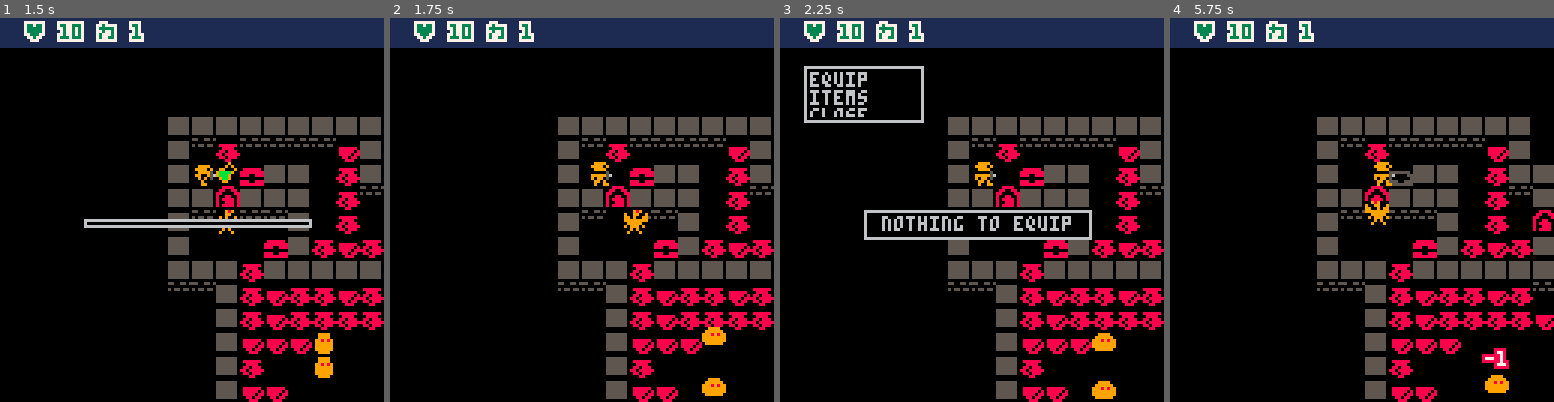
Above: before the commit, frames 1-4 (left to right).
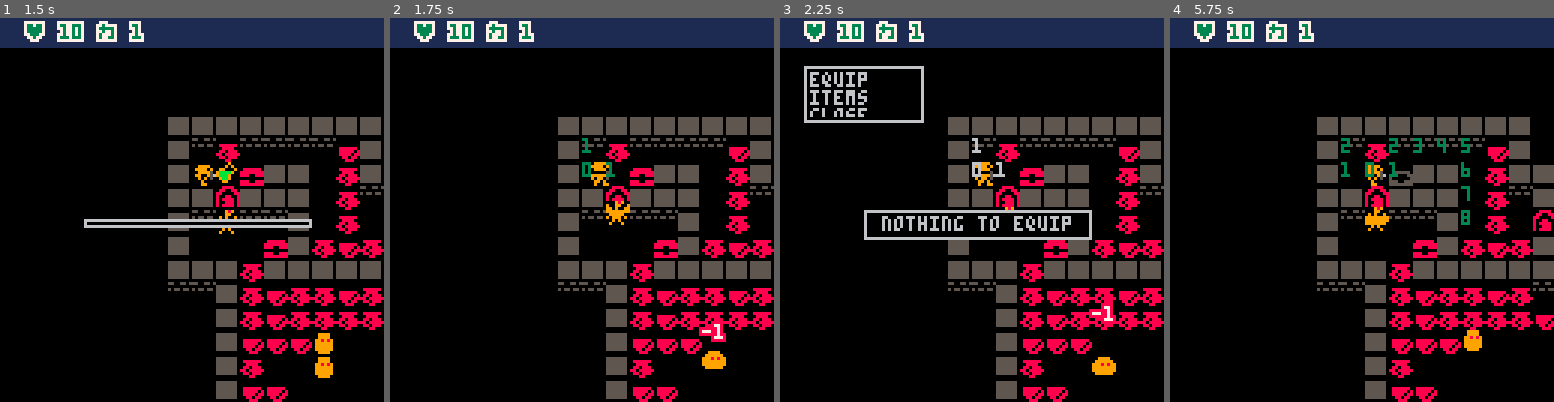
Above: after the commit, the same moments.

Repository: chebastian/picoabyss
Game: PICO-8 cartridge rouge.p8
Two runs of this game, one before a commit and one after it. Both use one fixed random seed, a clock stepped at 60 frames per second and the inputs below.
Inputs:
- Up to frame 1 (1.5 s): tap X (X key) at 0.33, 1.07 s; tap O (Z key) at 0.7 s
- Up to frame 2 (1.75 s): hold Right from 1.6 s (still down); tap O (Z key) at 1.7 s
- Up to frame 3 (2.25 s): tap X (X key) at 1.85 s; release Right at 2.1 s; tap O (Z key) at 2.1 s; hold Up from 2.15 s (still down)
- Up to frame 4 (5.75 s): release Up at 2.42 s; hold Right 2.47-3.03 s; tap O (Z key) every 0.4 s from 2.5 to 5.7 s; tap X (X key) at 2.97, 4.08, 5.2 s; hold Left 3.08-3.58 s; hold Down 3.63-3.97 s; hold Right 4.02-4.68 s; hold Up 4.73-5.03 s; hold Left 5.08-5.68 s; hold Down from 5.73 s (still down)

Frame 1 is identical in both runs. In frame 2, 1.4% of the frame differs, in the area x 50-88%, y 31-99%; in frame 3, 1.1%; in frame 4, 1.9%, in the area x 44-89%, y 31-98%.

Commit message:
add flood fill from player
and render it to see debug info

Diff:
--- a/rouge.p8
+++ b/rouge.p8
@@ -87,7 +87,7 @@
  _eqp = {}   -- player equipment
  _eqp_atk = {[0x50] = 2,
              [0x51] = 3}
-
+ _srch_tiles = {}
 	_lo_itms = {
 		[0] = crt_itm("potion",on_use_potion),
 		[1] = crt_itm("mana", on_use_mana),
@@ -130,6 +130,10 @@
  return fget(tile,flag),tile
 end
 
+function chk_solid(po)
+ return chk_tile(po,0)
+end
+
 function ent_at(p)
  for ent in all(_ents) do
   if ent.pos.x == p.x
@@ -199,7 +203,7 @@
  end
 
  push_upd(upd_ease)
-
+ _srch_tiles = flood_fill(_plyr.pos,{{po=_plyr.pos,dst=0}})
 end
 
 function ease_lerp(ent)
@@ -354,6 +358,9 @@
 	 drw_ent(e,e.pos_ren)
  end
 
+ for dtil in all(_srch_tiles) do
+  print(dtil.dst,dtil.po.x*8,dtil.po.y*8)
+ end
  drw_dmg()
  camera(0,0)
  drw_hud()
@@ -408,7 +415,8 @@
  e.anim = anim(frames,3,1)
  e.hp = _hp[id]
  e.atk = _atk[id]
- e.upd = rand_wlk
+ e.upd = wlk_to_plyr
+-- e.upd = rand_wlk
  e.upd_ren = noop
  add_ent(e)
  return e
@@ -427,6 +435,62 @@
  end
  move_ent(e,e.d)
  e.d = nil
+end
+
+function cmp_p(a,b)
+ return a.x == b.po.x and a.y == b.po.y
+end
+
+function flood_fill(po,nxt)
+ local dst = 1
+ local dpth = 1
+ local queue = {}
+ while(dpth <= 10) do
+	 for ite in all(nxt) do
+		 local nxtd = #nxt
+		 for d in all(dirs) do
+		  local it = ite.po
+		  local np = p(it.x+d.x,it.y+d.y)
+		  if(chk_solid(np) == false
+		  and arr_cont(nxt,np,cmp_p) == false
+		  and arr_cont(queue,np,cmp_p) == false) then
+		   add(queue,{po=np,dst=dpth})
+		  end
+		 end
+	 end
+
+	 dpth+=1
+	 for q in all(queue) do
+	  add(nxt,q)
+	 end
+
+	 if #queue == 0 then
+	  return nxt
+	 end
+ end
+
+ return nxt
+end
+
+function wlk_in_d(enta,entb)
+ local mini,mind = 0,999
+ for i=1,#dirs do
+  local nx = enta.pos.x+dirs[i].x
+  local ny = enta.pos.y+dirs[i].y
+  local ndist = dist(p(nx,ny),entb.pos)
+  if ndist < mind then
+   mini = i
+   mind = ndist
+  end
+ end
+
+ enta.d = dirs[mini]
+ move_ent(enta,dirs[mini])
+ enta.d = nil
+end
+
+function wlk_to_plyr(ent)
+ wlk_in_d(ent,_plyr)
 end
 
 function move_ent(ent,d)
@@ -772,8 +836,26 @@
 
 
 -- functions
+function dist(a,b)
+ local abx,aby = a.x-b.x, a.y-b.y
+ return sqrt(abx*abx+aby*aby)
+end
+
+function p_len(a)
+ return dist(a,p(0,0))
+end
+
 function is_player(ent)
  return ent.id == _pid
+end
+
+function arr_cont(arr,a,cmp)
+ for it in all(arr) do
+  if cmp(a,it) then
+   return true
+  end
+ end
+ return false
 end
 
 function lerp(a,b,d)
